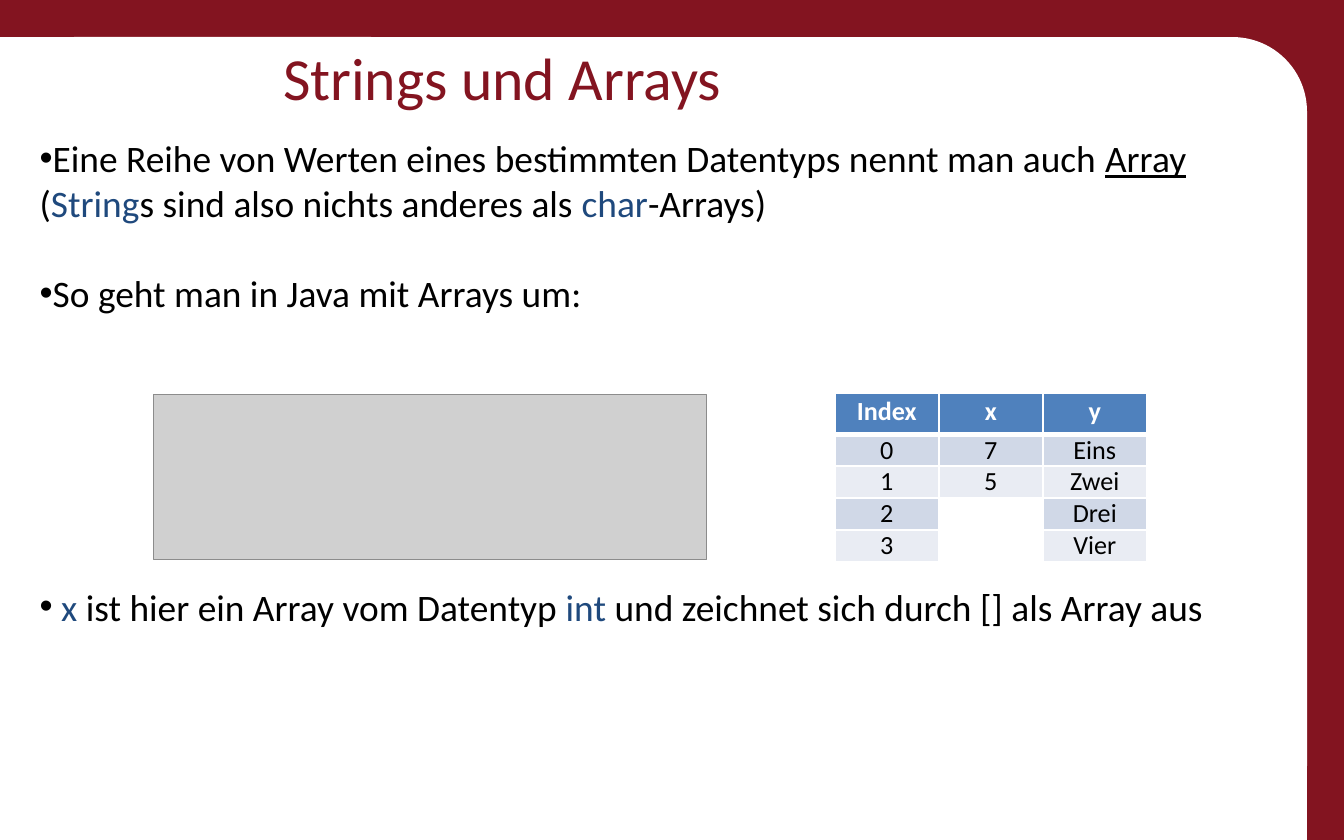
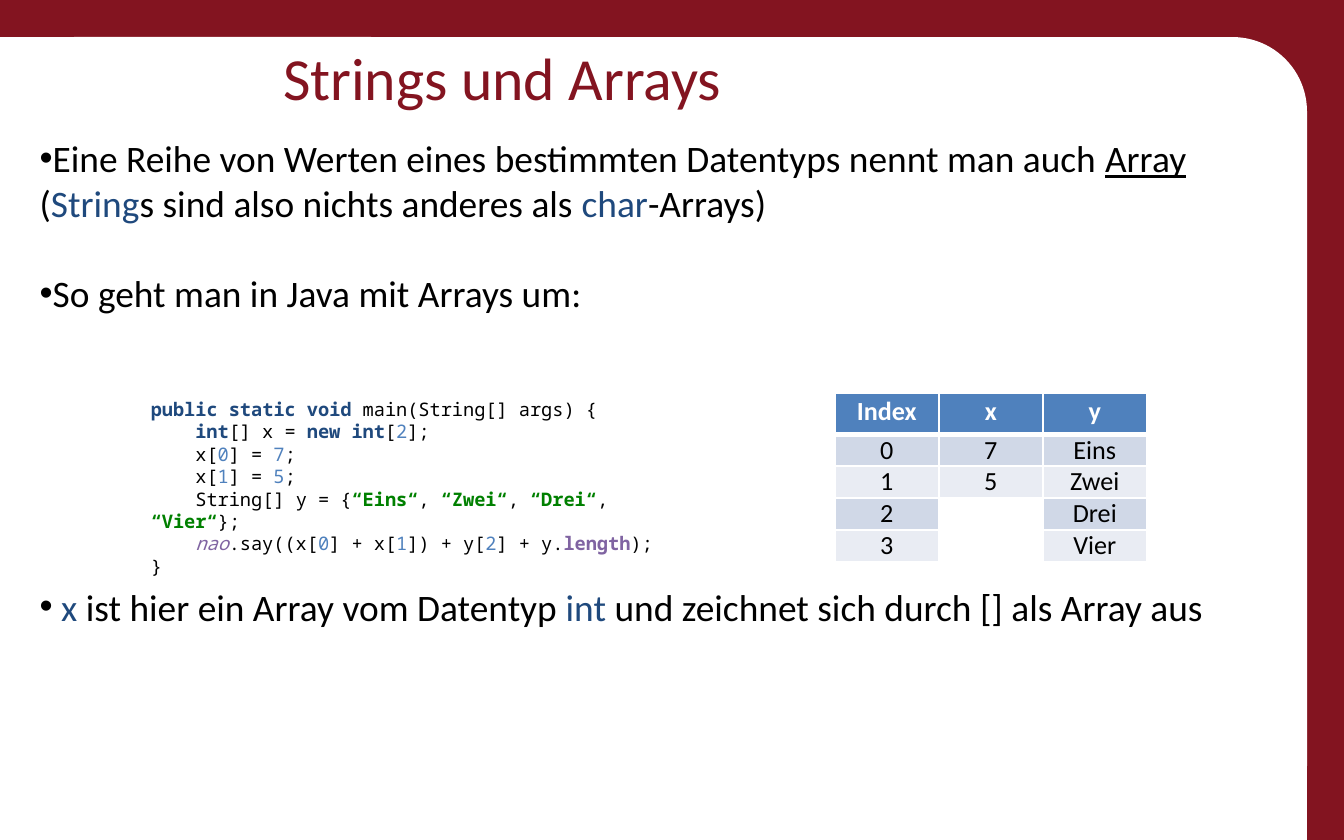
Before and after one commit to Roboscope/java-with-nao, a slide deck: slide 47 of Präsentationen/Anfänger - Java mit NAO.pptx. Drawn at 1344x840 pixels with LibreOffice and Linux fonts; fonts in the diff are those of the drawing; grey boxes stand for pictures; background and template pictures are left out. Boxes give left, top, right and bottom in pixels: in the first picture for what was removed or moved away, otherwise in the second. Text is boxed around its words. In the diff, an @@ line names an element or a change of style, - is before the commit and + after.

Commit message:
Presentation Pictures made to Text

```diff
--- a/Präsentationen/Anfänger - Java mit NAO.pptx
+++ b/Präsentationen/Anfänger - Java mit NAO.pptx
@@ text added at <box>151,401,653,555</box>, 10 pt, text #000000 @@
+public static void main(String[] args) {
+int[] x = new int[2];
+x[0] = 7;
+x[1] = 5;
+String[] y = {“Eins“, “Zwei“, “Drei“, “Vier“};
+nao.say((x[0] + x[1]) + y[2] + y.length);
+}
@@ picture removed at <box>153,394,707,559</box> @@
```
Also in this commit, not shown: 15 other slides changed, 1 slide removed.
